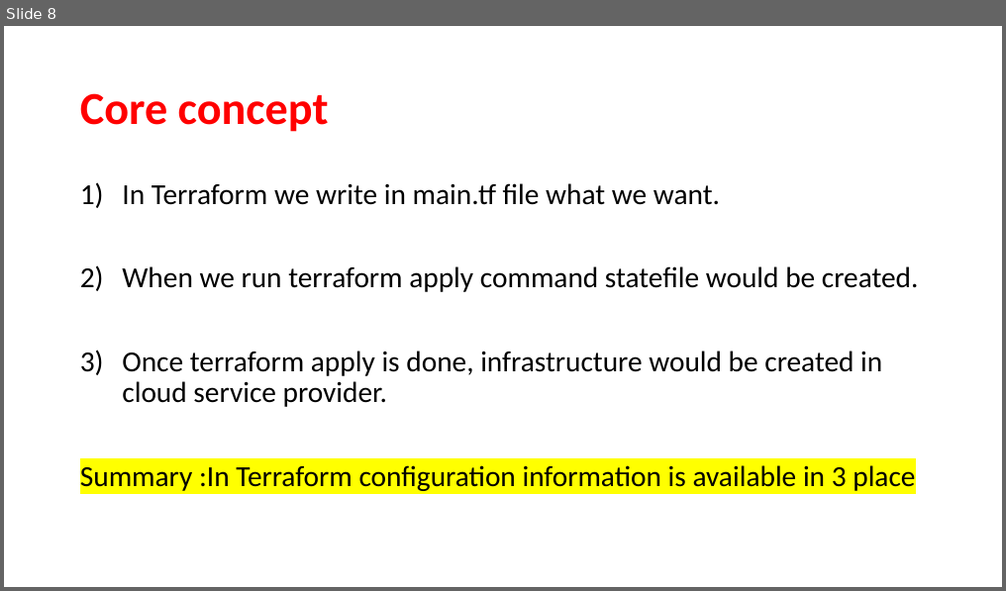
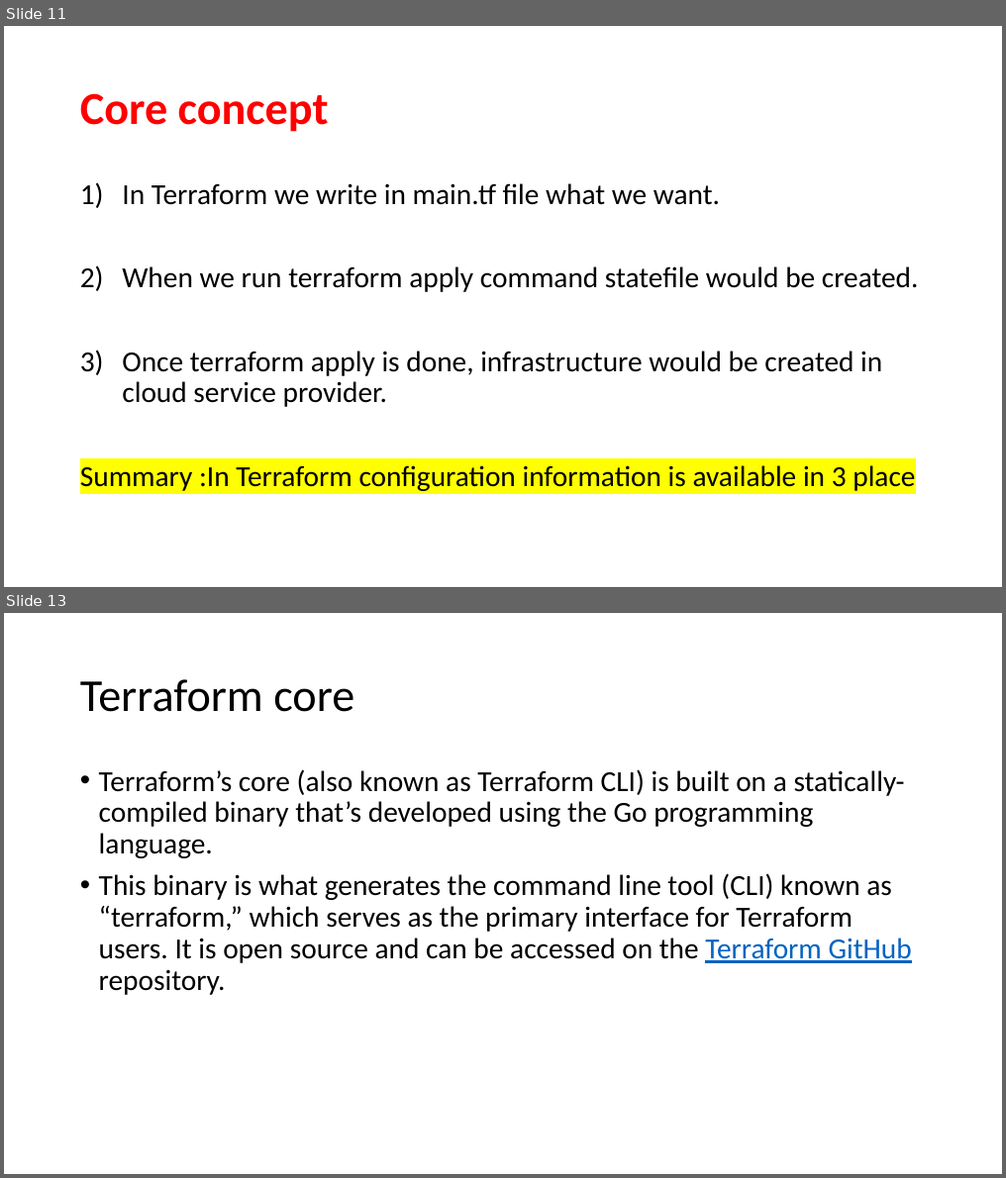
Before and after one commit to JanbaskDevops/Batch1, a slide deck: MyLearnings/Terraform Packer and Golden Image/PPT for Class/Class5- Terraform architecture.pptx. Shown one above the other, each under a label of ours: slide 8 before the commit, slides 11 and 13 after it; the slides between them are not shown. The pictures are 1006x591 and 1006x1178 pixels, drawn with LibreOffice and Linux fonts; fonts in the diff are those of the drawing. Boxes give left, top, right and bottom in pixels: in the first picture for what was removed or moved away, otherwise in the second. Text is boxed around its words. In the diff, an @@ line names an element or a change of style, - is before the commit and + after.

```diff
--- a/MyLearnings/Terraform Packer and Golden Image/PPT for Class/Class5- Terraform architecture.pptx
+++ b/MyLearnings/Terraform Packer and Golden Image/PPT for Class/Class5- Terraform architecture.pptx
@@ slide 13 added at [4, 613, 1002, 1174], background #FFFFFF @@
@@ title added at [80, 679, 354, 712], 44 pt, text #000000 @@
+Terraform core
@@ text added at [99, 769, 912, 995], 28 pt, text #000000 @@
+• Terraform’s core (also known as Terraform CLI) is built on a statically-compiled binary that’s developed using the Go programming language.
+• This binary is what generates the command line tool (CLI) known as “terraform,” which serves as the primary interface for Terraform users. It is open source and can be accessed on the Terraform GitHub repository.
@@ what was slide 8 is now slide 11 @@
```
Also in this commit, not shown: 6 slides changed, 7 other slides added, 1 slide removed, 20 other files.
